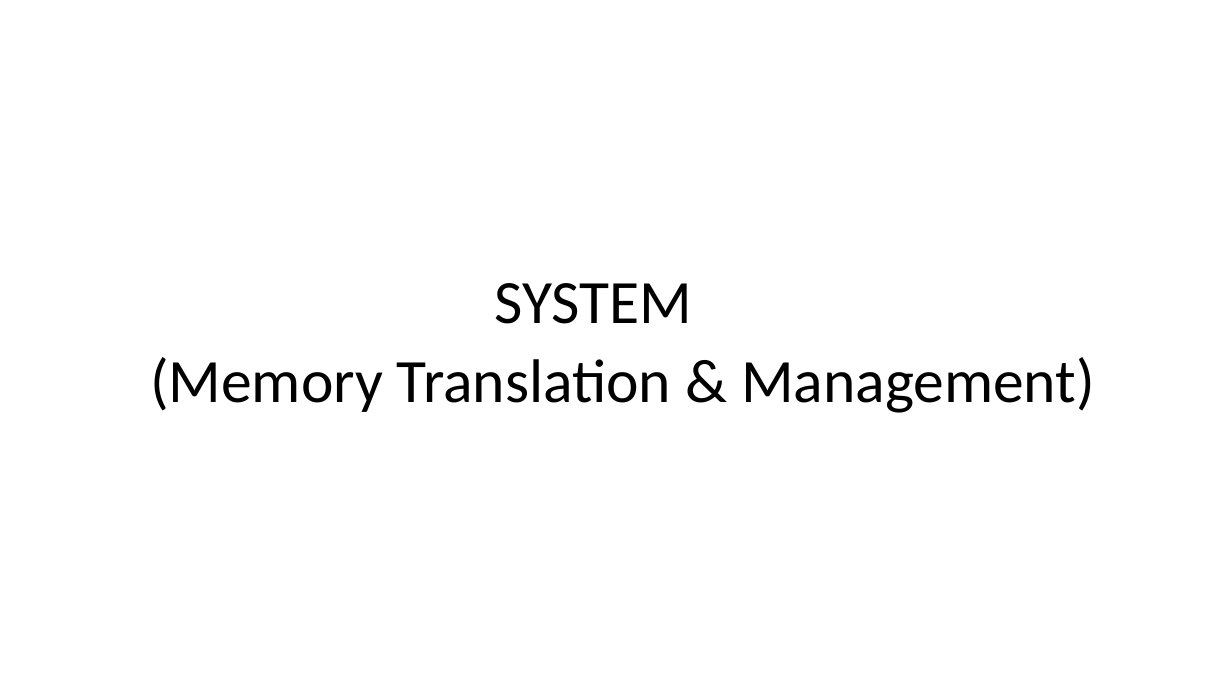
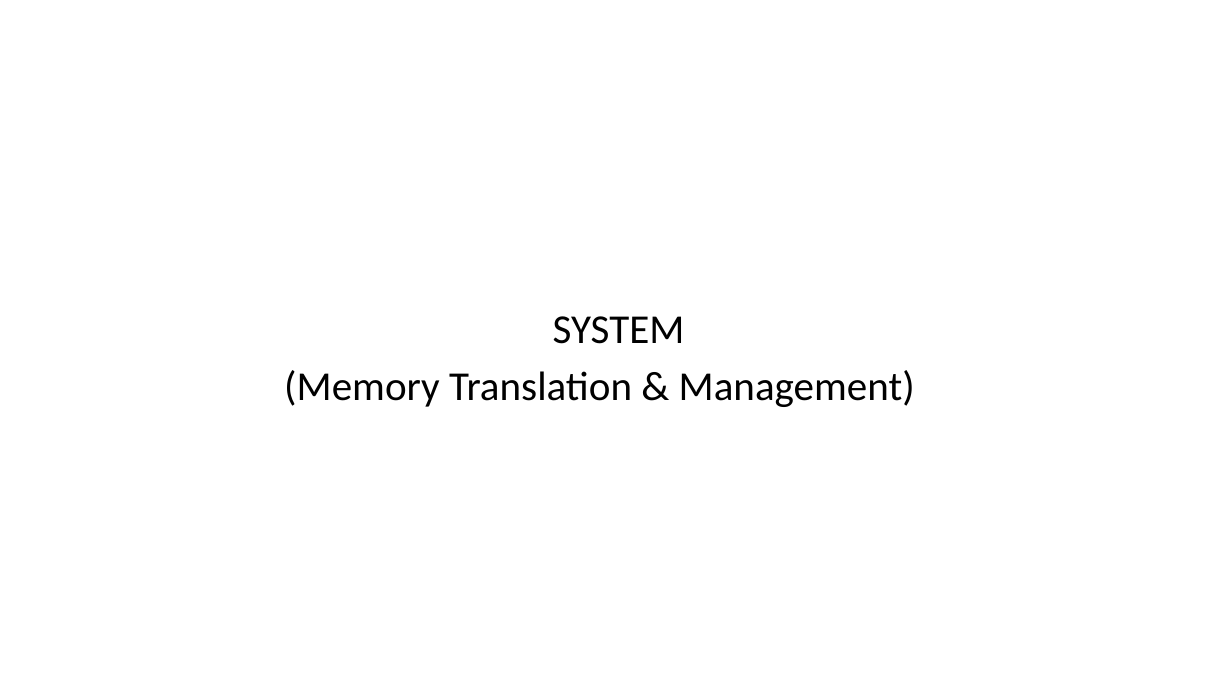
Before and after one commit to Contingent-Systems/modal_abstractions_presentations, a slide deck: slide 5 of upenn_may_24/proposal.pptx. Drawn at 1232x693 pixels with LibreOffice and Linux fonts; fonts in the diff are those of the drawing. Boxes give left, top, right and bottom in pixels: in the first picture for what was removed or moved away, otherwise in the second. Text is boxed around its words. In the diff, an @@ line names an element or a change of style, - is before the commit and + after.

```diff
--- a/upenn_may_24/proposal.pptx
+++ b/upenn_may_24/proposal.pptx
@@ text "SYSTEM": place and size @@
-text "SYSTEM" at <box>150,283,1095,413</box>
+text "SYSTEM" at <box>284,316,915,407</box>
@@ text "SYSTEM" at <box>284,316,915,407</box>: size 48 to 32 pt @@
```
Also in this commit, not shown: 10 other slides changed.
